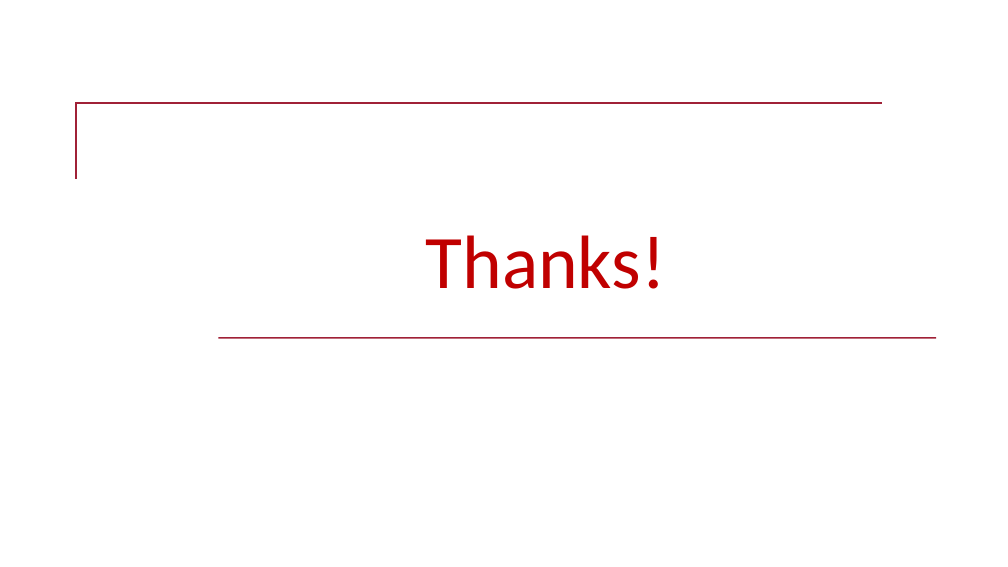
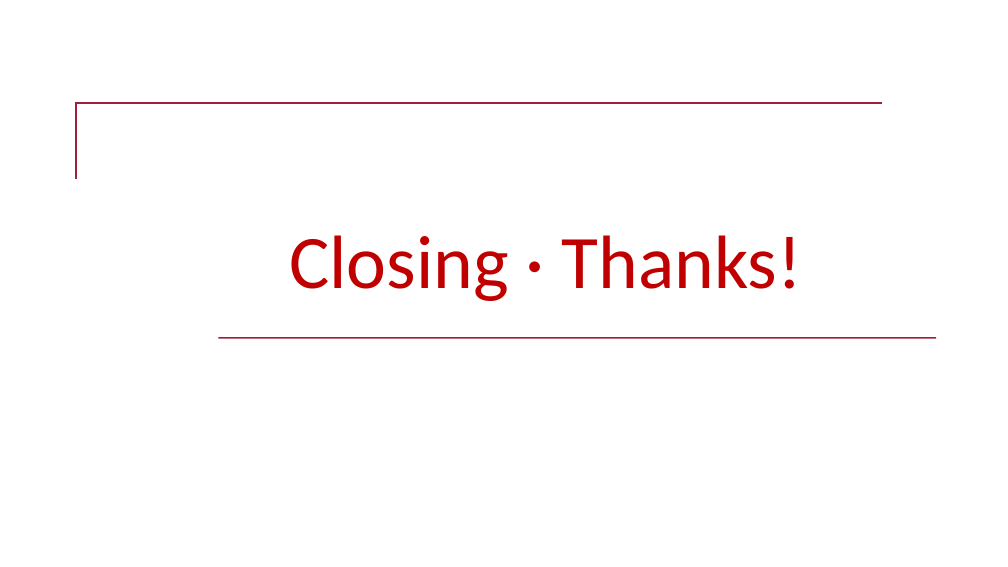
Before and after one commit to ZSH-0103/PolyU-Paper2Slide, a slide deck: slide 2 of library/5f76e45a55f318926c7d3b8a/bookends.pptx. Drawn at 1008x567 pixels with LibreOffice and Linux fonts; fonts in the diff are those of the drawing; background and template pictures are left out. Boxes give left, top, right and bottom in pixels: in the first picture for what was removed or moved away, otherwise in the second. Text is boxed around its words. In the diff, an @@ line names an element or a change of style, - is before the commit and + after.

```diff
--- a/library/5f76e45a55f318926c7d3b8a/bookends.pptx
+++ b/library/5f76e45a55f318926c7d3b8a/bookends.pptx
@@ title at (289, 235, 802, 301): text changed @@
-Thanks!
+Closing · Thanks!
```
Also in this commit, not shown: 1 other slide changed, 22 other files.
